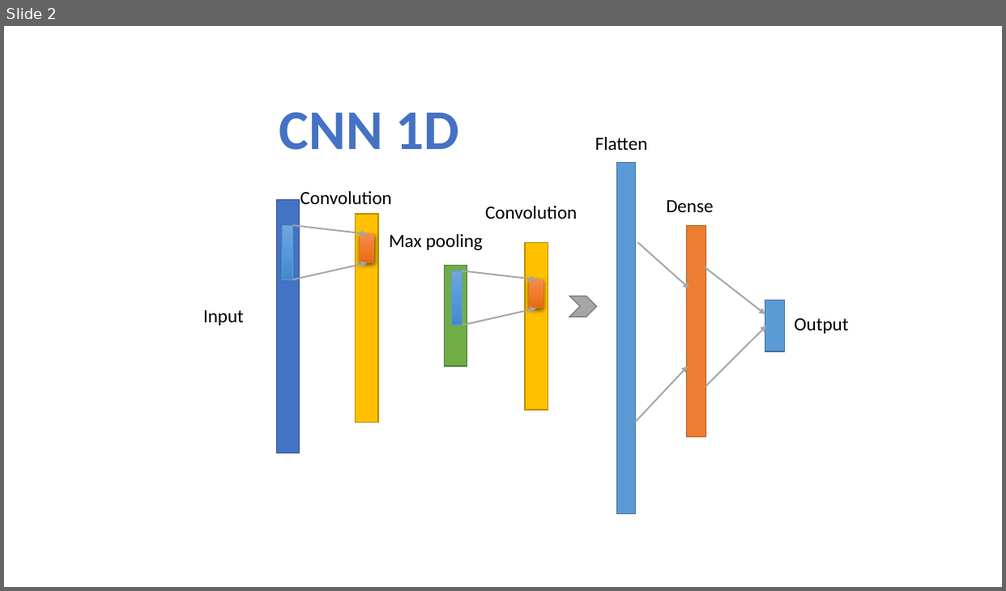
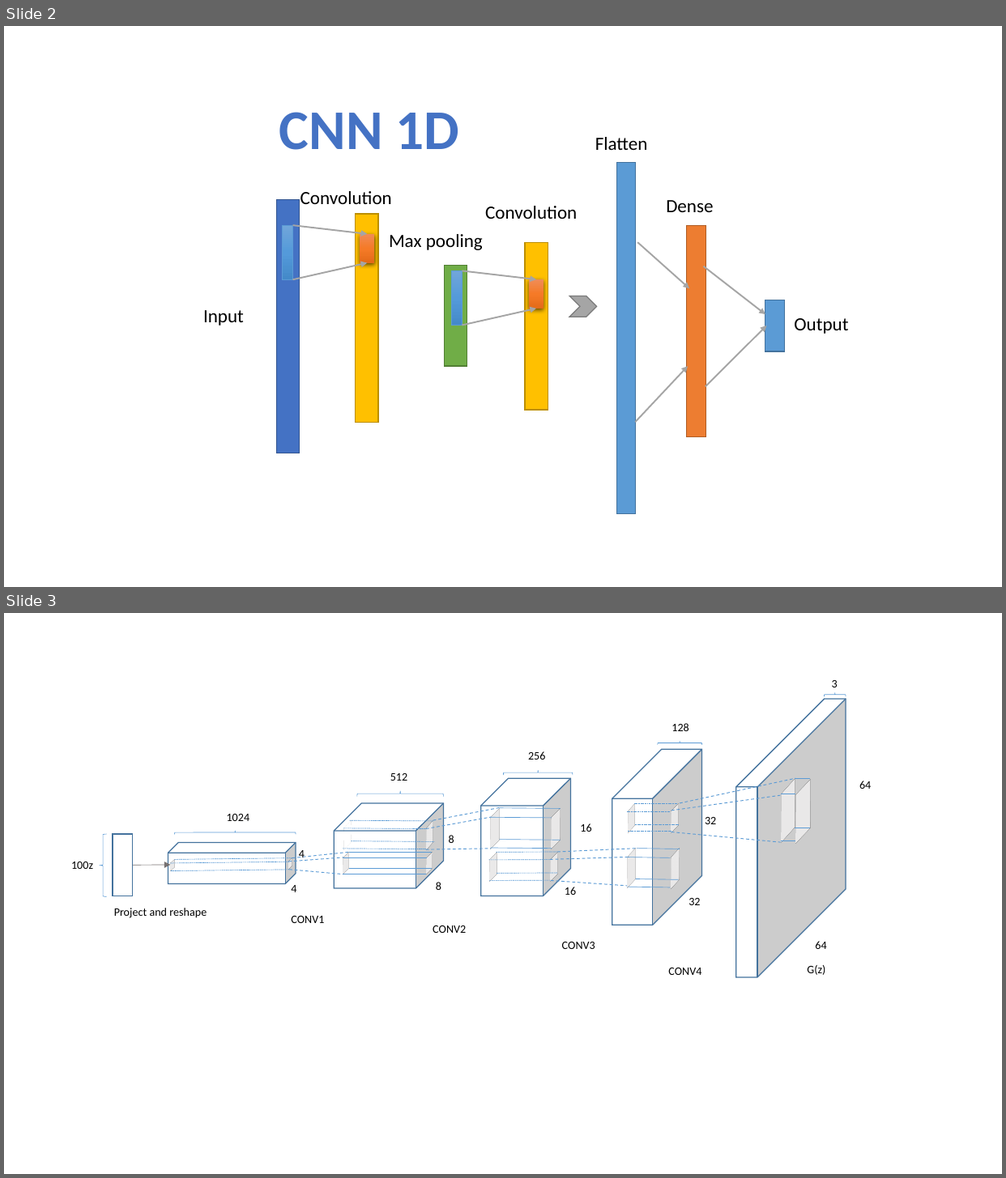
Before and after one commit to DreamPurchaseZnz/Picture, a slide deck: GANs_model.pptx. Shown one above the other, each under a label of ours: slide 2 before the commit, slides 2 and 3 after it. The pictures are 1006x591 and 1006x1178 pixels, drawn with LibreOffice and Linux fonts; fonts in the diff are those of the drawing. Boxes give left, top, right and bottom in pixels: in the first picture for what was removed or moved away, otherwise in the second. Text is boxed around its words. In the diff, an @@ line names an element or a change of style, - is before the commit and + after.

```diff
--- a/GANs_model.pptx
+++ b/GANs_model.pptx
@@ slide 3 added at box(4, 613, 1002, 1174), background #FFFFFF @@
@@ group added at box(71, 680, 871, 977): 43 lines, 22 texts, 17 rectangles, 6 left braces, 5 cubes, 1 arrow @@
+100z
+1024
+4
+Project and reshape
+CONV1
+CONV2
+CONV3
+CONV4
+512
+256
+128
+3
+4
+8
+8
+16
+16
+32
+32
+64
+64
+G(z)
```
Also in this commit, not shown: 4 slides changed, 4 other slides added, 1 slide removed, 7 other files.
